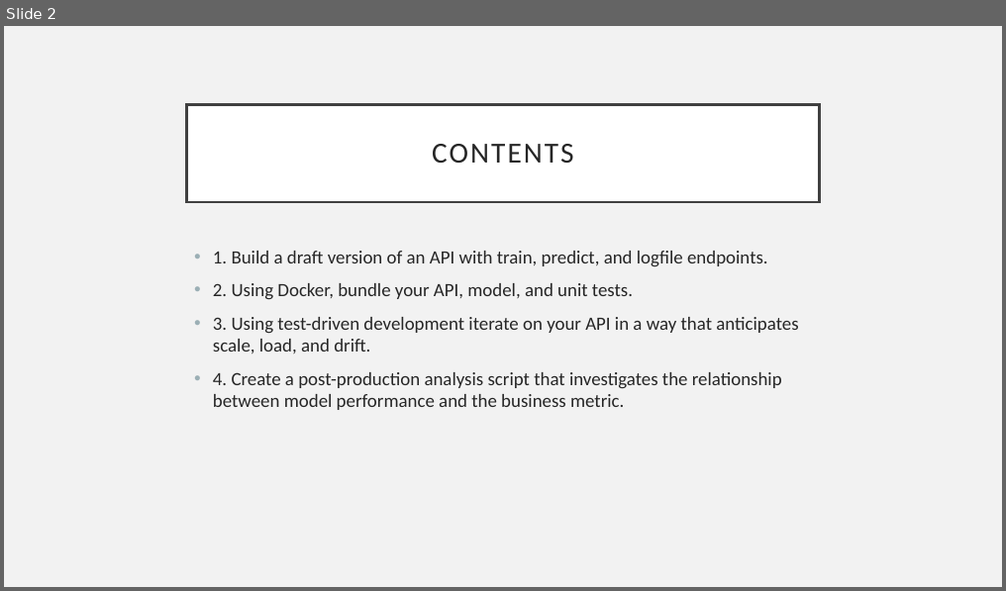
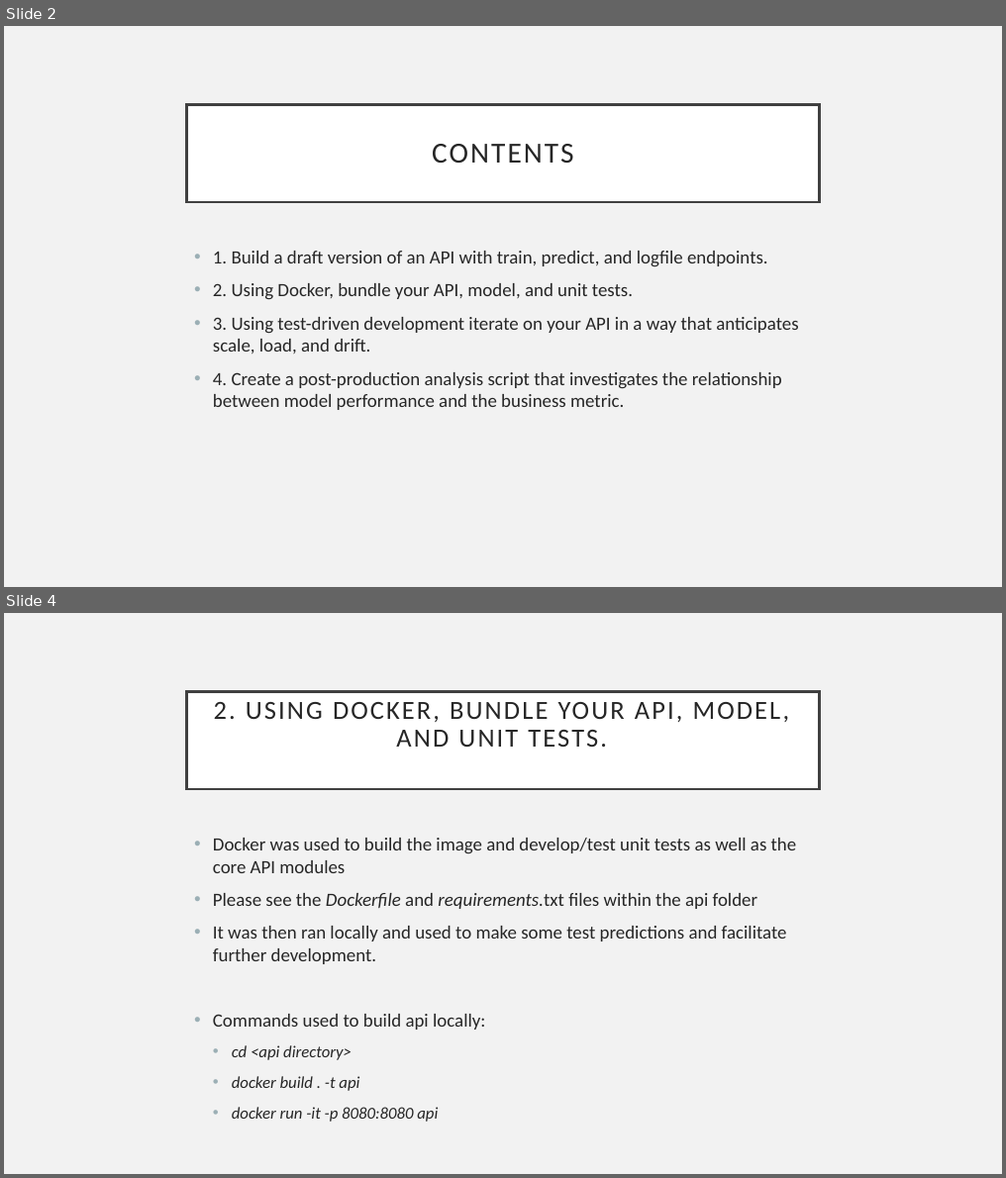
Before and after one commit to richardcure/capstone, a slide deck: Part 3 Model production/AAVAiL Revenue Prediction - Model Production Report.pptx. Shown one above the other, each under a label of ours: slide 2 before the commit, slides 2 and 4 after it; the slides between them are not shown. The pictures are 1006x591 and 1006x1178 pixels, drawn with LibreOffice and Linux fonts; fonts in the diff are those of the drawing. Boxes give left, top, right and bottom in pixels: in the first picture for what was removed or moved away, otherwise in the second. Text is boxed around its words. In the diff, an @@ line names an element or a change of style, - is before the commit and + after.

Commit message:
adding newdata , half finished model performance script, minor change to app.py

```diff
--- a/Part 3 Model production/AAVAiL Revenue Prediction - Model Production Report.pptx
+++ b/Part 3 Model production/AAVAiL Revenue Prediction - Model Production Report.pptx
@@ slide 4 added at (x1=4, y1=613, x2=1002, y2=1174), background #F2F2F2 @@
@@ title added at (x1=187, y1=691, x2=819, y2=789), fill #FFFFFF, outline #404040 2.5 pt, 25.2 pt, text #262626 @@
+2. USING DOCKER, BUNDLE YOUR API, MODEL, AND UNIT TESTS.
@@ text added at (x1=213, y1=838, x2=797, y2=1122), 18 pt, text #262626 @@
+• Docker was used to build the image and develop/test unit tests as well as the core API modules
+• Please see the Dockerfile and requirements.txt files within the api folder
+• It was then ran locally and used to make some test predictions and facilitate further development.
+• Commands used to build api locally:
+  • cd <api directory>
+  • docker build . -t api
+  • docker run -it -p 8080:8080 api
```
Also in this commit, not shown: 1 slide changed, 2 other slides added, 8 other files.
